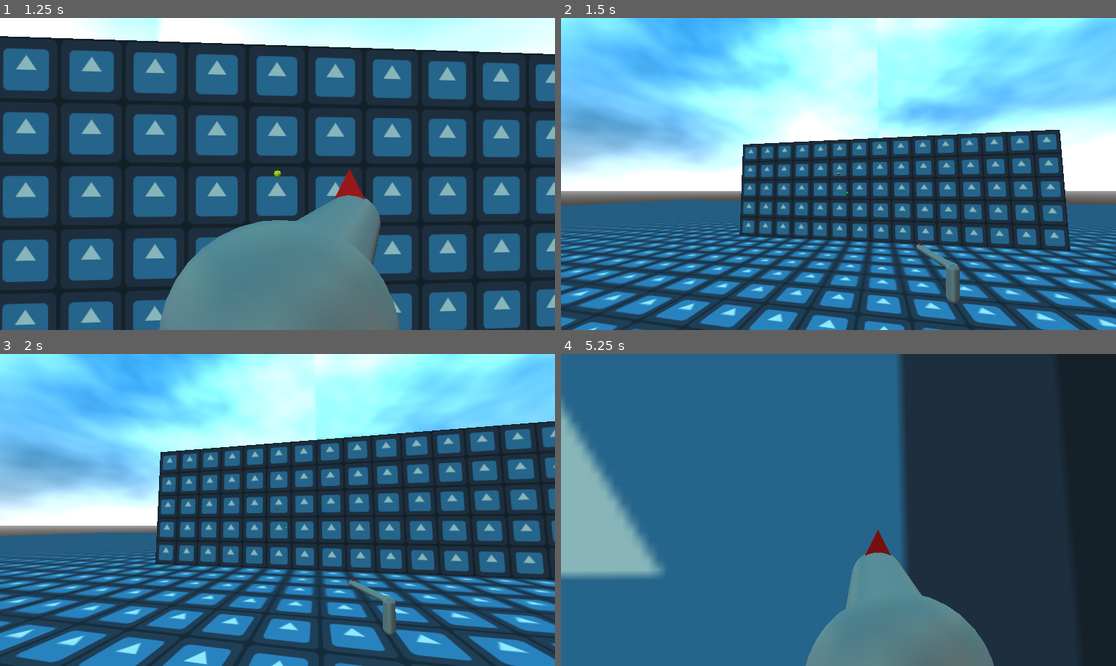
Above: before the commit, frames 1-4 (two rows, left to right).
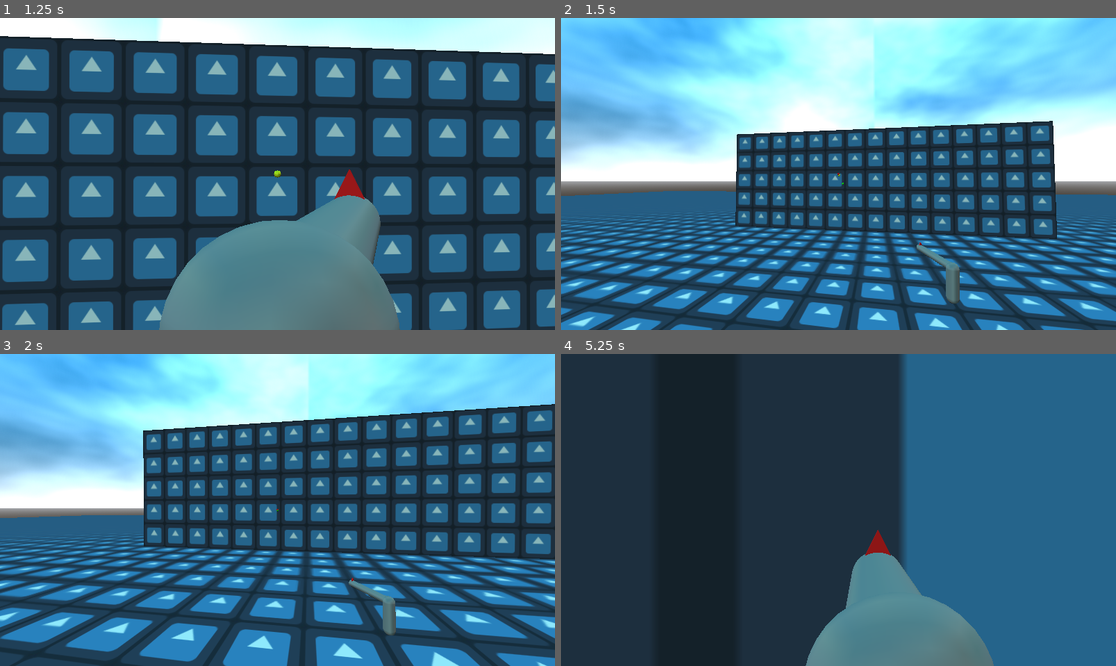
Above: after the commit, the same moments.

Repository: TaylorBradshaw/generic
Game: Godot game, scene res://world.tscn
The game is run twice, just before and just after one commit, with the same random seed, the same clock (stepped at 60 frames per second) and the same inputs. The engine's default icon, where the game draws it, is replaced by a stand-in: a white triangle on a blue panel in a dark square.
Inputs (mouse positions are in pixels of both pictures, inside the frame that each line leads up to):
- Up to frame 1 (1.25 s): tap Enter at 0.5 s; move the mouse to (305, 174) at 0.52 s; hold W (up) from 0.53 s (still down); hold Right mouse button (aim) from 0.53 s (still down); tap Space (jump) at 0.77 s
- Up to frame 2 (1.5 s): keep holding W (up); move the mouse to (810, 174) at 1.27 s; release Right mouse button (aim) at 1.28 s; click (810, 174) at 1.35 s
- Up to frame 3 (2 s): keep holding W (up); tap Space (jump) at 1.52 s
- Up to frame 4 (5.25 s): keep holding W (up); move the mouse to (849, 503) at 2.02 s; hold Right mouse button (aim) 2.03-2.78 s; move the mouse to (832, 516) at 2.77 s; click (832, 516) at 2.85 s; tap Space (jump) at 3.02, 3.77, 4.52 s; move the mouse to (877, 513) at 3.52 s; hold Right mouse button (aim) 3.53-4.28 s; move the mouse to (794, 506) at 4.27 s; click (794, 506) at 4.35 s; move the mouse to (844, 510) at 5.02 s; hold Right mouse button (aim) from 5.03 s (still down)

Frame 1 is identical in both runs. In frame 2, 51% of the frame differs, in the area x 0-100%, y 0-100%; in frame 3, 63%; in frame 4, 92%.

Commit message:
Increase recoil_return_speed to make it feel better

Diff:
--- a/godot_recoil/player.gd
+++ b/godot_recoil/player.gd
@@ -115,7 +115,7 @@
     if target_recoil_rotation == Vector3.ZERO and recoil_rotation == Vector3.ZERO:
         return
     # Move target recoil towards zero
-    var recoil_return_speed = target_recoil_rotation * delta #TODO: this value affects the recoil magnitude limit, very strange
+    var recoil_return_speed = 6 * delta #TODO: this value affects the recoil magnitude limit, very strange
     target_recoil_rotation -= target_recoil_rotation * recoil_return_speed
     # Move recoil rotation towards target recoil
     var snappiness = delta * 24
